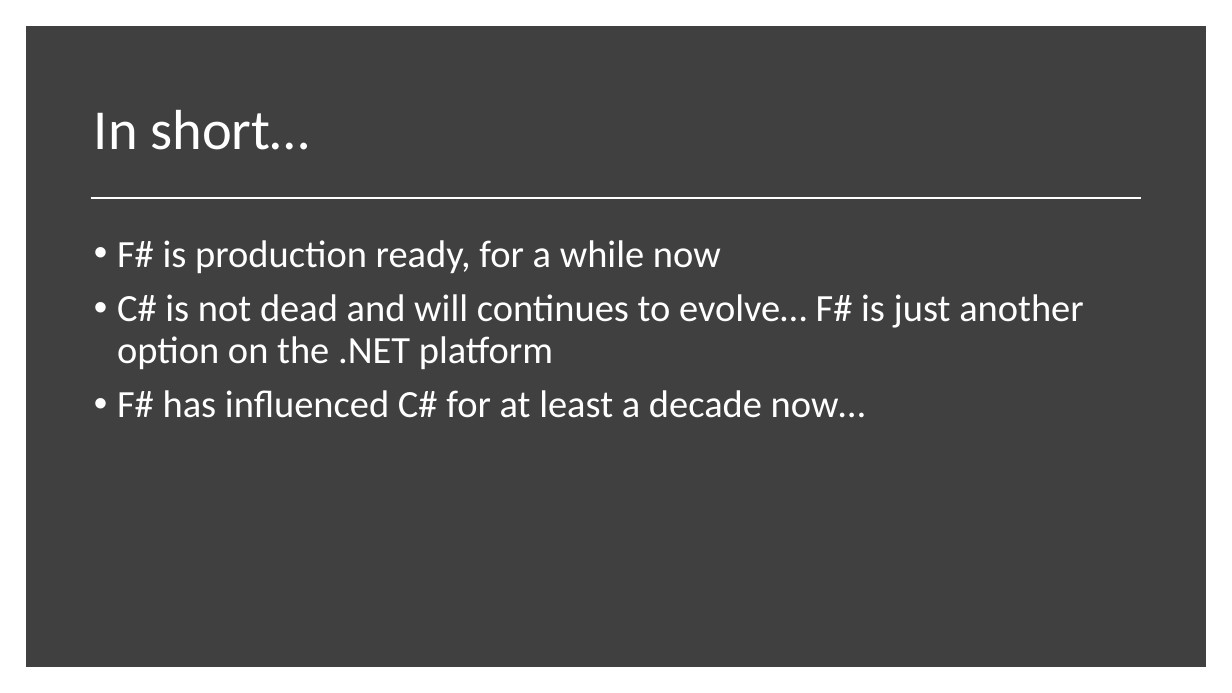
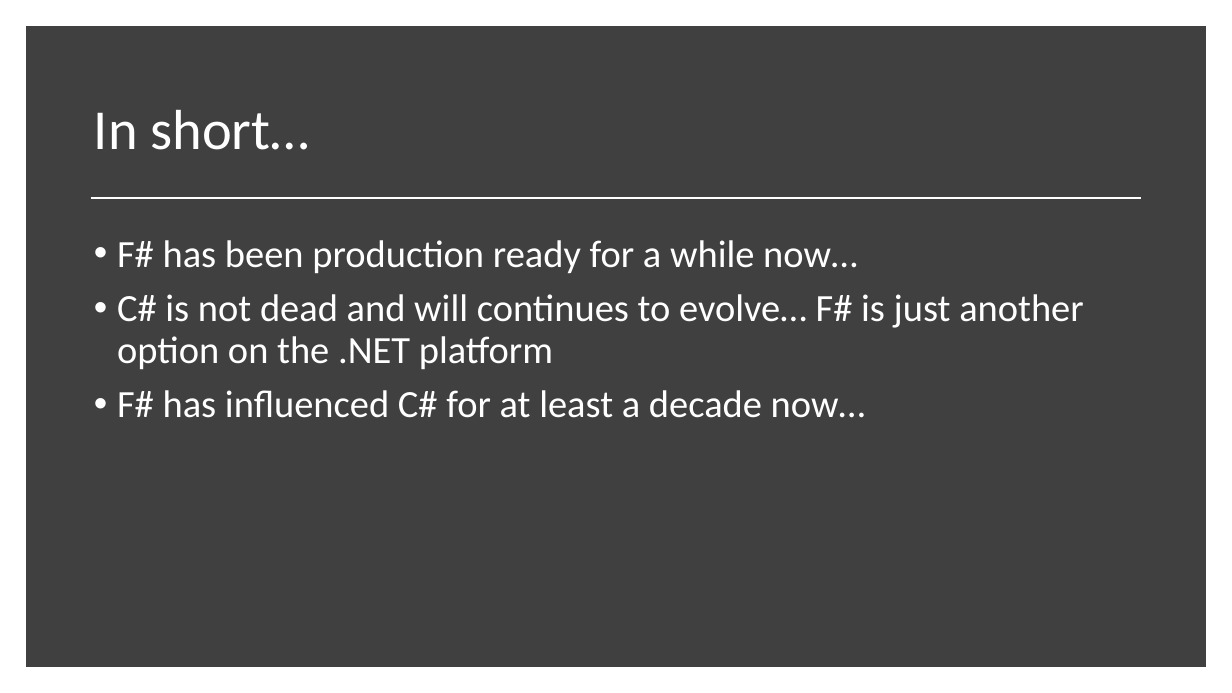
Before and after one commit to essic/prez-why-fsharp, a slide deck: slide 37 of WhyFSharp.pptx (slide 36 before the commit). Drawn at 1232x693 pixels with LibreOffice and Linux fonts; fonts in the diff are those of the drawing. Boxes give left, top, right and bottom in pixels: in the first picture for what was removed or moved away, otherwise in the second. Text is boxed around its words. In the diff, an @@ line names an element or a change of style, - is before the commit and + after.

```diff
--- a/WhyFSharp.pptx
+++ b/WhyFSharp.pptx
@@ text at (x1=117, y1=240, x2=857, y2=273): text changed @@
-• F# is production ready, for a while now
+• F# has been production ready for a while now…
```
Also in this commit, not shown: 4 other slides changed, 1 slide added, 3 other files.
